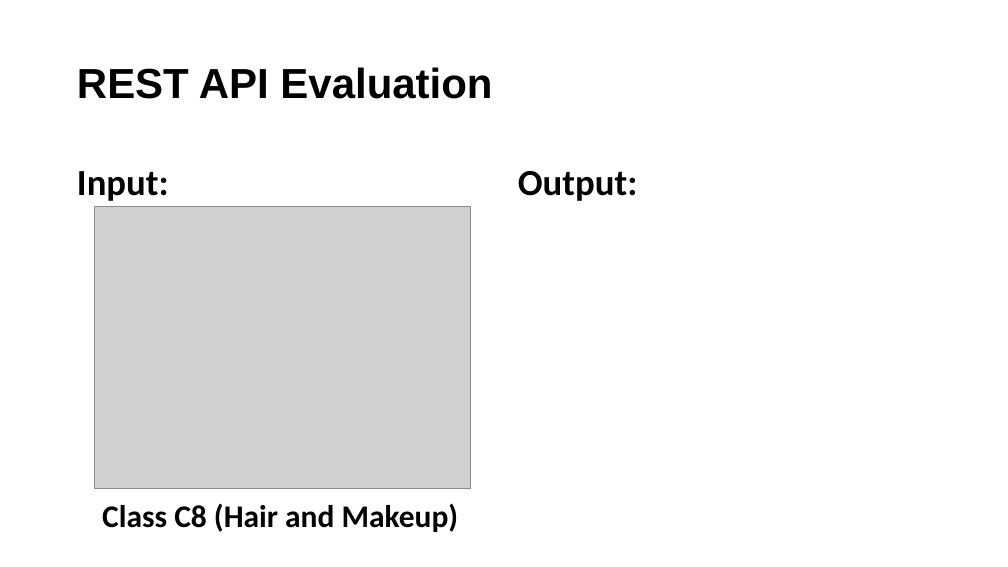
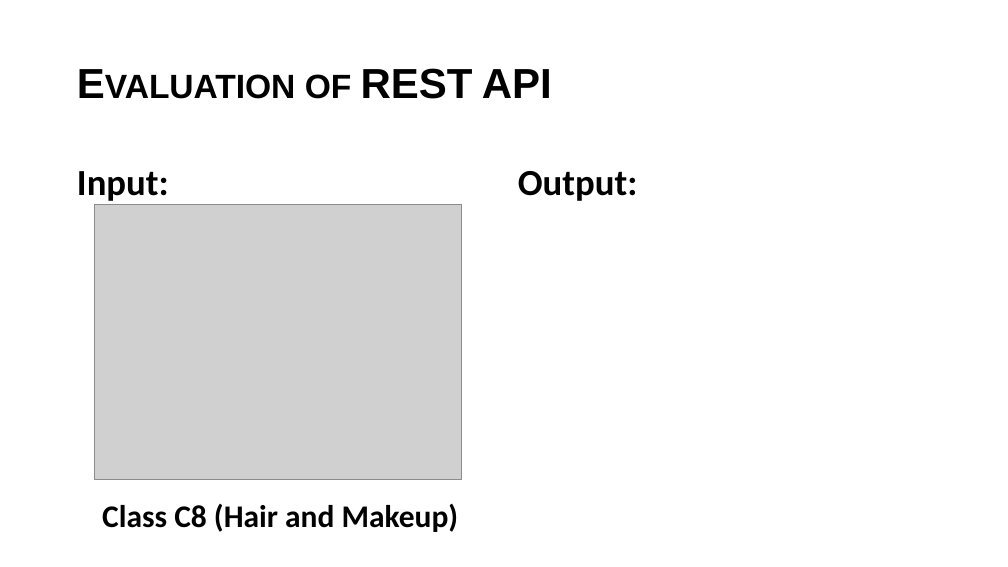
Before and after one commit to DSBA-6190-Final-Project-Team/DSBA-6190_Final-Project, a slide deck: slide 18 of presentation/Final Video Presentation.pptx (slide 16 before the commit). Drawn at 1008x567 pixels with LibreOffice and Linux fonts; fonts in the diff are those of the drawing; grey boxes stand for pictures. Boxes give left, top, right and bottom in pixels: in the first picture for what was removed or moved away, otherwise in the second. Text is boxed around its words. In the diff, an @@ line names an element or a change of style, - is before the commit and + after.

```diff
--- a/presentation/Final Video Presentation.pptx
+++ b/presentation/Final Video Presentation.pptx
@@ title at (305,68,552,99): text changed @@
-REST API Evaluation
+Evaluation of REST API
@@ picture: place and size @@
-picture at (95,207,470,489)
+picture at (95,204,461,479)
```
Also in this commit, not shown: 13 other slides changed, 6 slides added, 3 slides removed, 9 other files.
